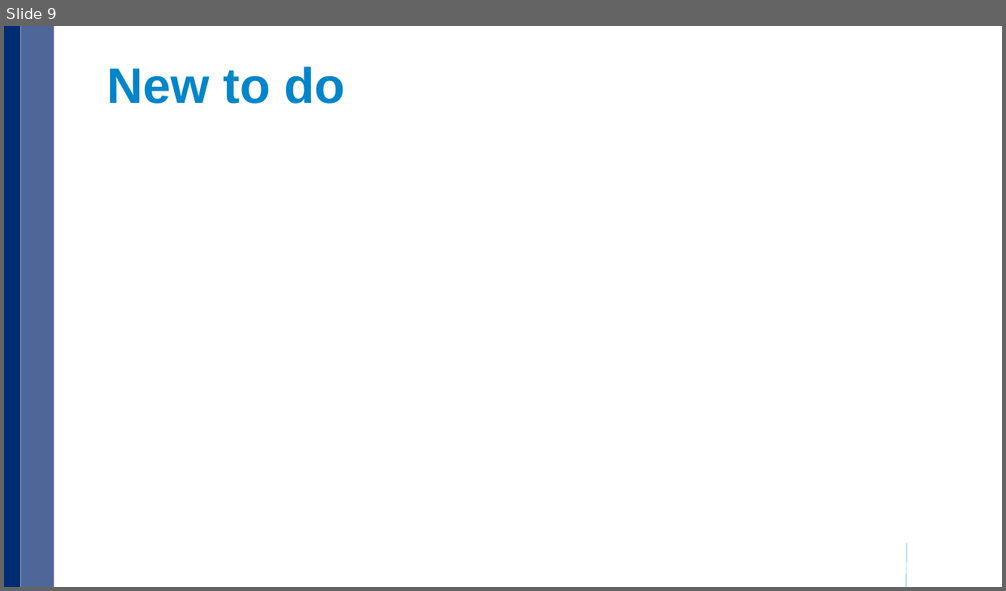
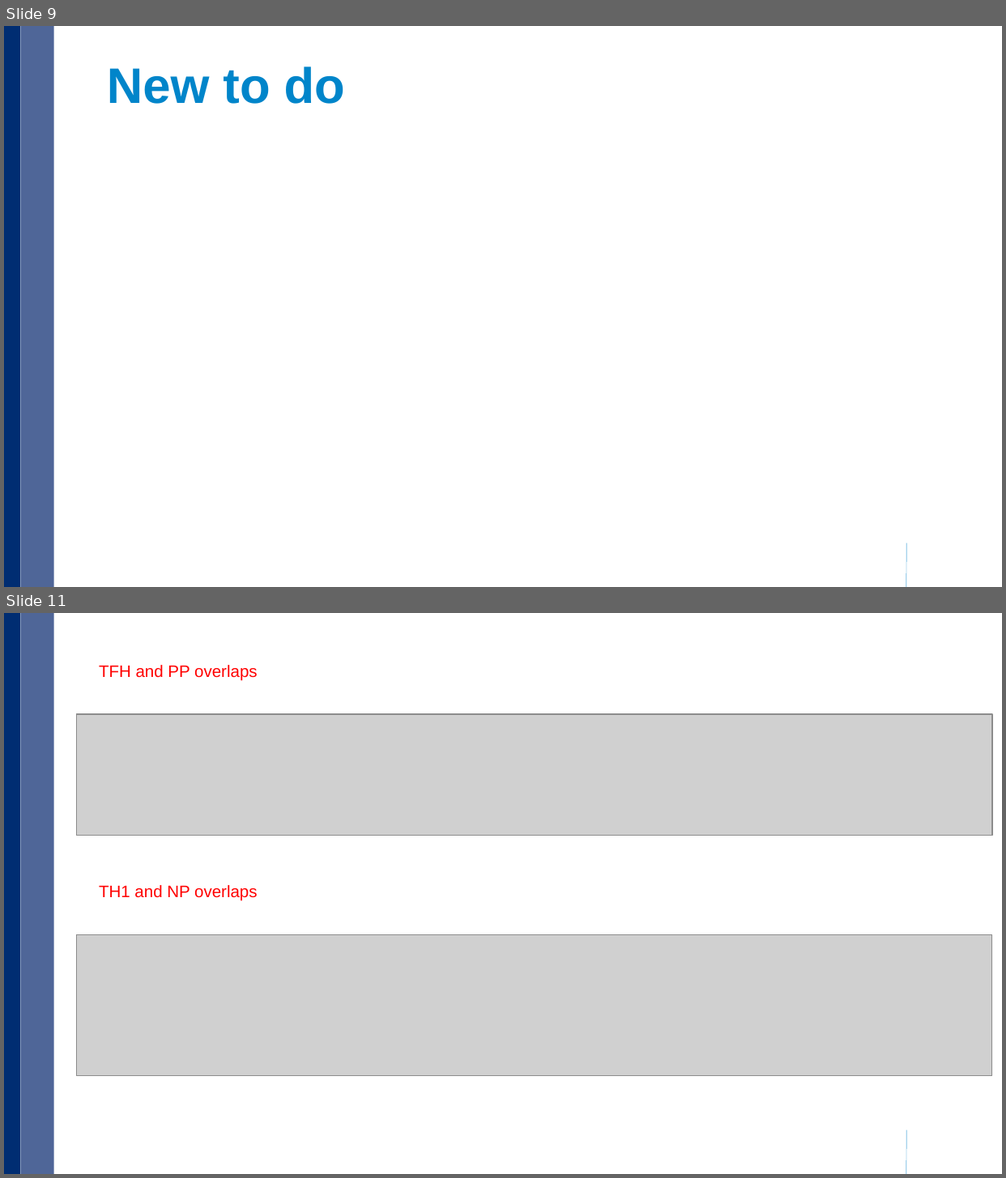
Before and after one commit to xulong82/IL21, a slide deck: Crotty2015/report20150909.pptx. Shown one above the other, each under a label of ours: slide 9 before the commit, slides 9 and 11 after it; the slides between them are not shown. The pictures are 1006x591 and 1006x1178 pixels, drawn with LibreOffice and Linux fonts; fonts in the diff are those of the drawing; grey boxes stand for pictures; background and template pictures are left out. Boxes give left, top, right and bottom in pixels: in the first picture for what was removed or moved away, otherwise in the second. Text is boxed around its words. In the diff, an @@ line names an element or a change of style, - is before the commit and + after.

```diff
--- a/Crotty2015/report20150909.pptx
+++ b/Crotty2015/report20150909.pptx
@@ slide 11 added at <box>4,613,1002,1174</box>, background #FFFFFF; not listed: 3 template elements that a slide beside it also shows @@
@@ text added at <box>99,665,257,681</box>, 12 pt, text #FF0000 @@
+TFH and PP overlaps
@@ picture added at <box>77,715,993,836</box> @@
@@ text added at <box>99,885,257,901</box>, 12 pt, text #FF0000 @@
+TH1 and NP overlaps
@@ picture added at <box>77,935,992,1076</box> @@
```
Also in this commit, not shown: 1 other slide added, 9 other files.
